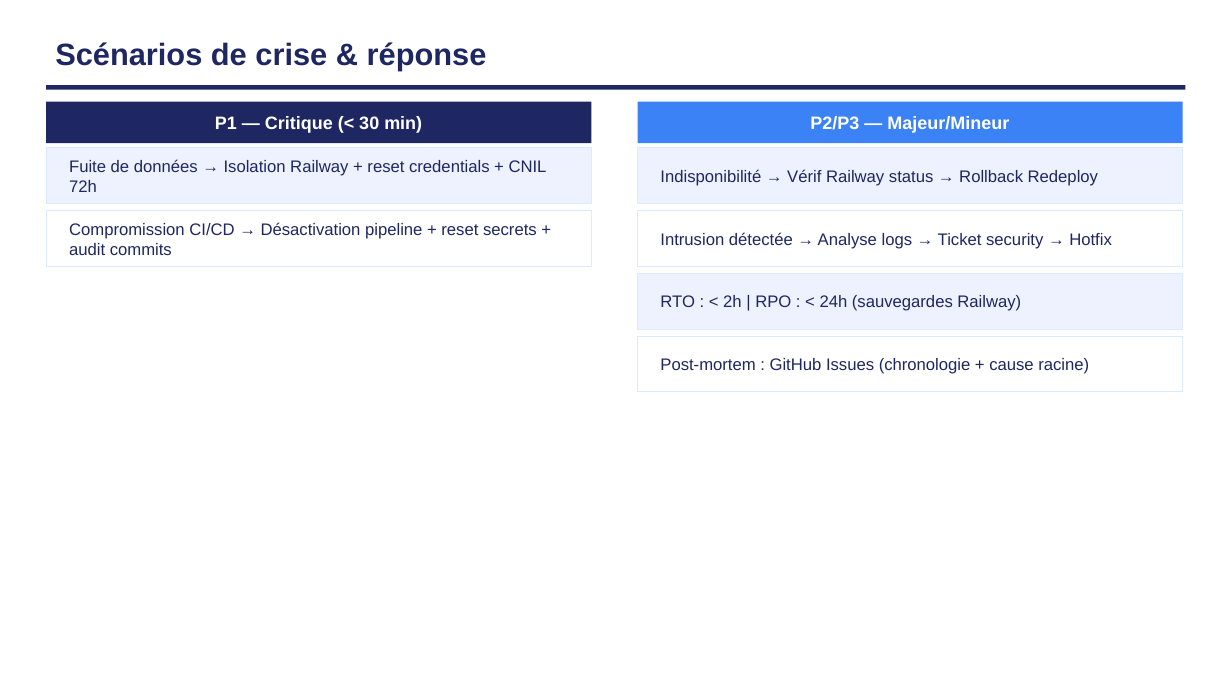
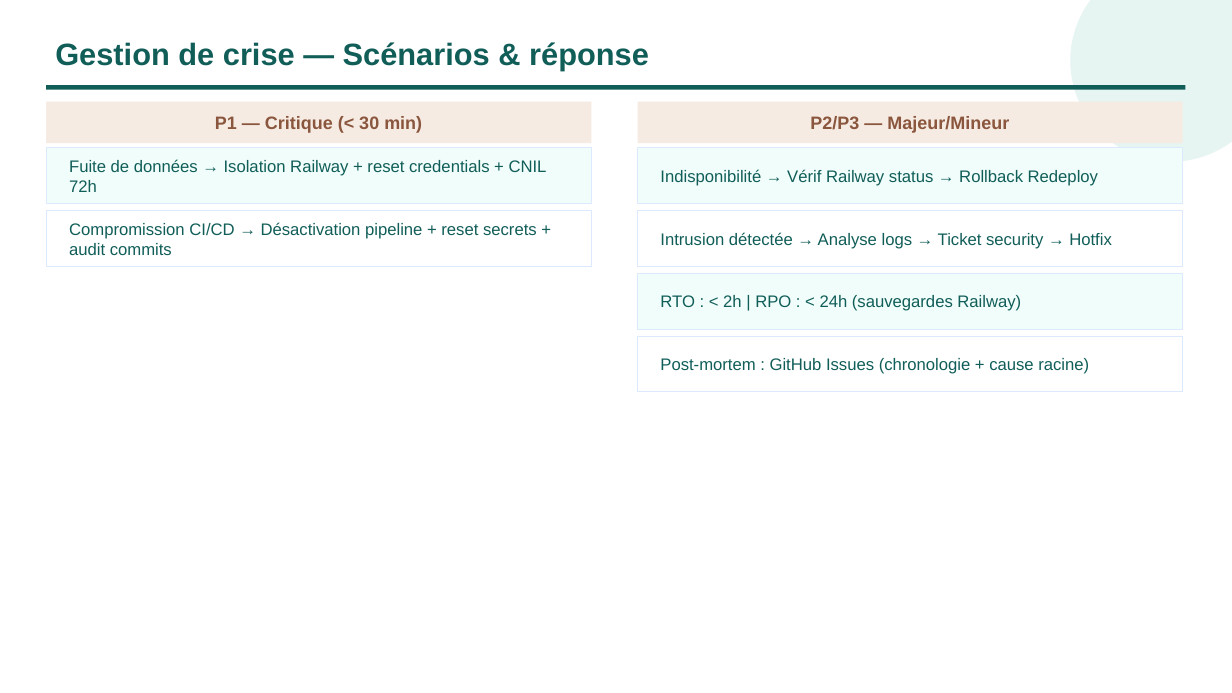
Before and after one commit to Clement-Souil/CesiZen, a slide deck: slide 15 of docs-bloc3/Soutenance_Bloc3_CESIZen.pptx (slide 20 before the commit). Drawn at 1232x693 pixels with LibreOffice and Linux fonts; fonts in the diff are those of the drawing. Boxes give left, top, right and bottom in pixels: in the first picture for what was removed or moved away, otherwise in the second. Text is boxed around its words. In the diff, an @@ line names an element or a change of style, - is before the commit and + after.

```diff
--- a/docs-bloc3/Soutenance_Bloc3_CESIZen.pptx
+++ b/docs-bloc3/Soutenance_Bloc3_CESIZen.pptx
@@ ellipse added at [1070, 0, 1232, 162], fill #0D9488 at 10% opacity @@
@@ text at [55, 42, 649, 71]: text changed; text colour #1E2761 to #115E59 @@
-Scénarios de crise & réponse
+Gestion de crise — Scénarios & réponse
@@ rectangle at [46, 85, 1186, 90]: fill #1E2761 to #115E59 @@
@@ text "P1 — Critique (< 30 ..." at [215, 116, 422, 133]: text colour #FFFFFF to #8A563D @@
@@ rectangle at [46, 102, 592, 143]: fill #1E2761 to #F6EBE2 @@
@@ text "P2/P3 — Majeur/Mineur" at [810, 116, 1009, 133]: text colour #FFFFFF to #8A563D @@
@@ rectangle at [638, 102, 1183, 143]: fill #3B82F6 to #F6EBE2 @@
@@ fill #EEF2FF to #F0FDFA in 3 elements at [46, 148, 592, 203], [638, 148, 1183, 203], [638, 274, 1183, 329] @@
@@ text colour #1E2761 to #115E59 in 6 elements at [69, 159, 547, 192], [69, 222, 537, 255], [660, 169, 1098, 186], [660, 232, 1112, 249], [660, 295, 1021, 311], [660, 358, 1089, 374] @@
```
Also in this commit, not shown: 19 other slides changed, 6 slides removed, 40 other files.
